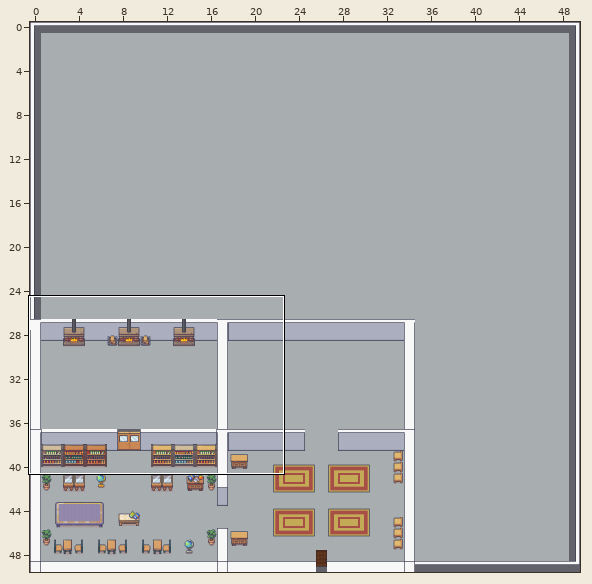
Tiled map -- haus/haus.tmx. The first picture is a wide view before the edit; the outline marks the close-up.
Close-up. First the earlier version:
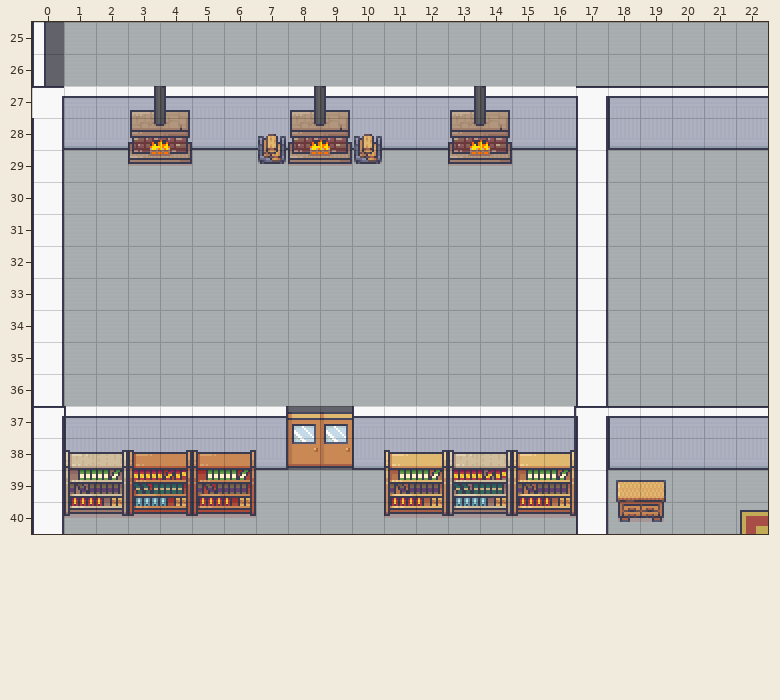
Cells are 32x32 px. Shown: x 0..22, y 25..40.
After the commit:
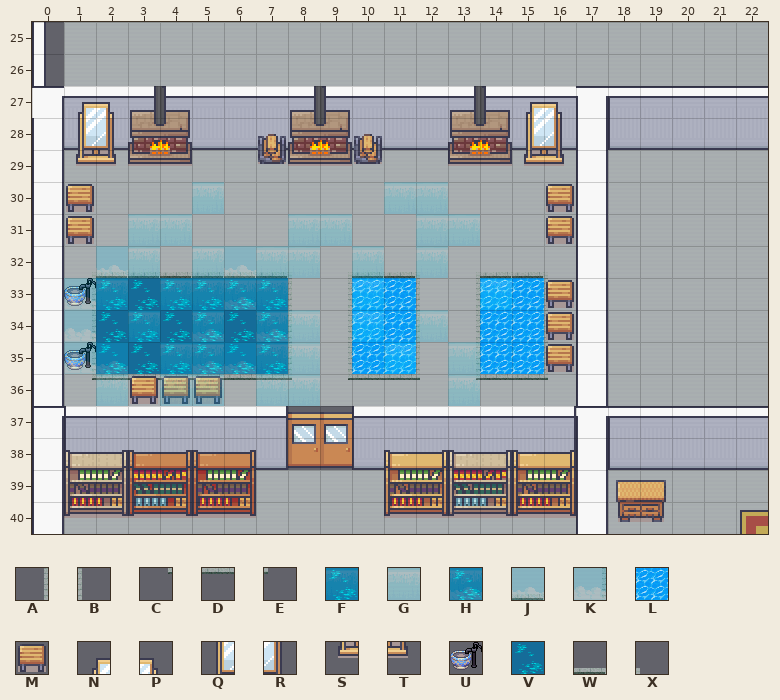
Key: from "32x32_map_tilev31": A 295, B 297, C 318, D 319, E 320, F 391, G 401, H 414, J 437, K 447, L 498; from "Interiors_free_32x32": M 502, N 1112, P 1113, Q 1128, R 1129, S 1144, T 1145; from "base_out_atlas": U 434, V 534; from "customtileset": W 0, X 1.
_ is an empty cell.
Tiles of an added or newly shown layer are drawn over the layers below it.
See-through tiles are keyed as they look on the map.
Diff:
Layer "interior":
y 27: x 1..2 __ -> NP; x 15..16 __ -> NP
y 28: x 1..2 __ -> QR; x 15..16 __ -> QR
y 29: x 1..2 __ -> ST; x 15..16 __ -> ST
y 30..31: x 1 _ -> M; x 16 _ -> M
y 32: x 2..8 _______ -> WWWWWWX; x 10..12 ___ -> WWX; x 14..15 __ -> WW
y 33..35: x 1..16 ________________ -> AVVVVVVBALLBALLB
y 36: x 2..8 _______ -> DDDDDDE; x 10..11 __ -> DD; x 13..15 ___ -> CDD
Layer "interior+1" (added):
y 33: x 1 _ -> U; x 16 _ -> M
y 34: x 16 _ -> M
y 35: x 1 _ -> U; x 16 _ -> M
y 36: x 3..5 ___ -> MMM
Layer "interior+1-0.25" (added):
y 30: x 5 _ -> G; x 11..12 __ -> GG
y 31: x 3..4 __ -> GG; x 8..9 __ -> GG; x 12..13 __ -> GG
y 32: x 2..3 __ -> JF; x 5..8 ____ -> FJGG; x 10 _ -> G; x 12 _ -> G
y 33: x 1..2 __ -> KF; x 4..7 ____ -> FFHF; x 10 _ -> G; x 14 _ -> G
y 34: x 1 _ -> K; x 3 _ -> F; x 5 _ -> H; x 7..8 __ -> HG; x 10 _ -> G; x 12 _ -> G
y 35: x 1..2 __ -> KJ; x 4..8 _____ -> FHJFG; x 11 _ -> G; x 13 _ -> G
y 36: x 2 _ -> F; x 4..5 __ -> FF; x 7..8 __ -> GG; x 13 _ -> G
Changed places in both close-ups, as pixel boxes (x1, y1, x2, y2):
added: (64, 102, 574, 406)
